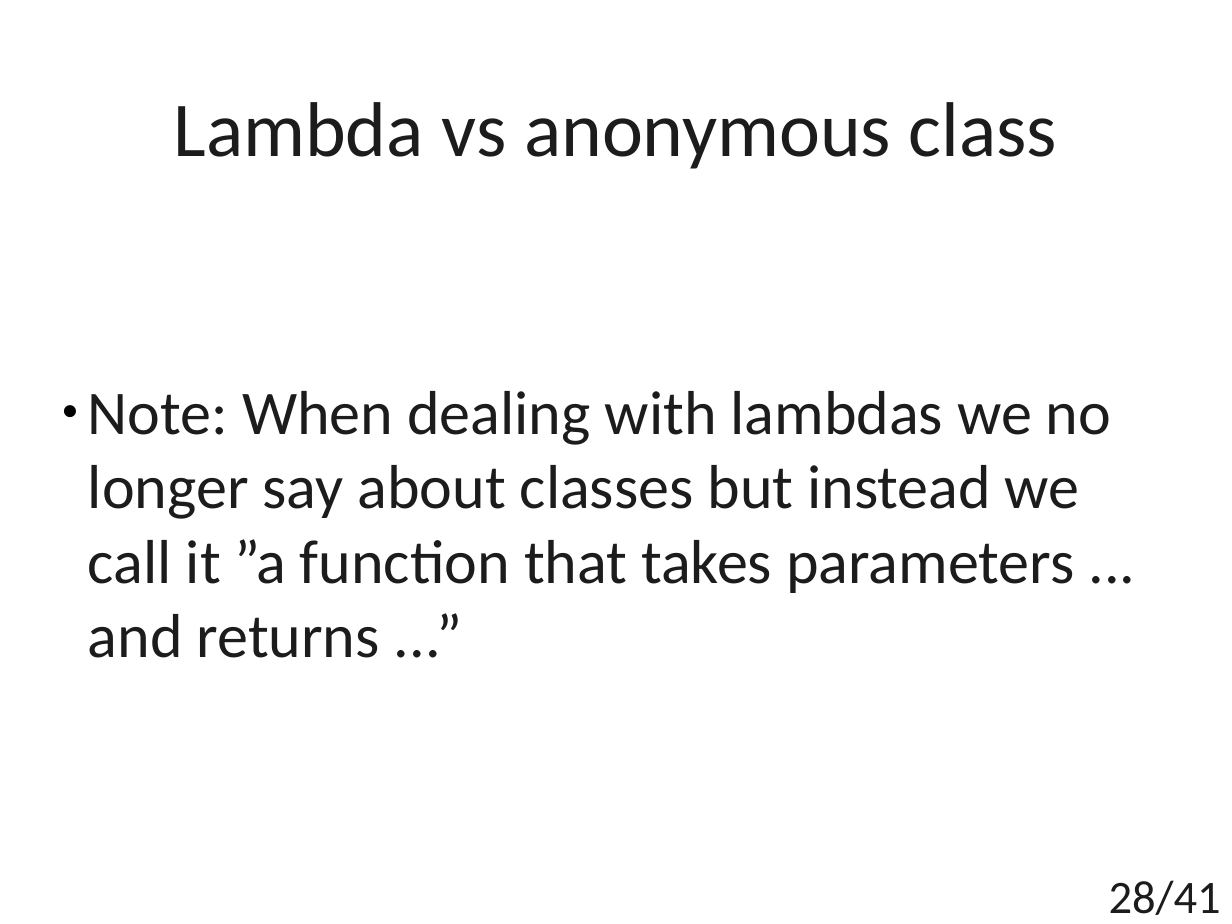
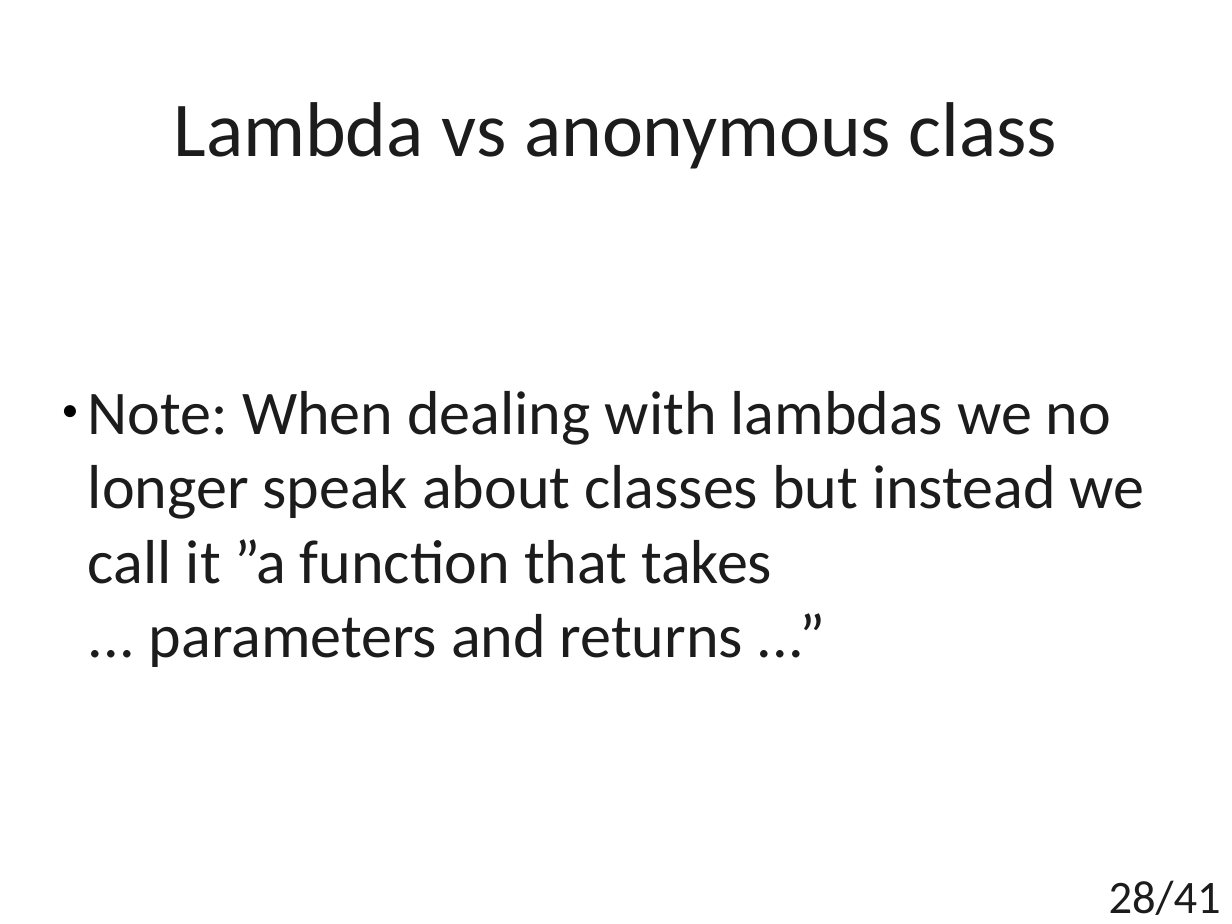
Before and after one commit to t4upl/java-streams-workshop, a slide deck: slide 28 of src/main/resources/editables/presentation.odp. Drawn at 1232x924 pixels with LibreOffice and Linux fonts; fonts in the diff are those of the drawing. Boxes give left, top, right and bottom in pixels: in the first picture for what was removed or moved away, otherwise in the second. Text is boxed around its words. In the diff, an @@ line names an element or a change of style, - is before the commit and + after.

```diff
--- a/src/main/resources/editables/presentation.odp
+++ b/src/main/resources/editables/presentation.odp
@@ subtitle at <box>88,391,1145,667</box>: text changed @@
-● Note: When dealing with lambdas we no longer say about classes but instead we call it ”a function that takes parameters ... and returns ...”
+● Note: When dealing with lambdas we no longer speak about classes but instead we call it ”a function that takes
+... parameters and returns ...”
```
Also in this commit, not shown: 2 other slides changed, 3 other files.
